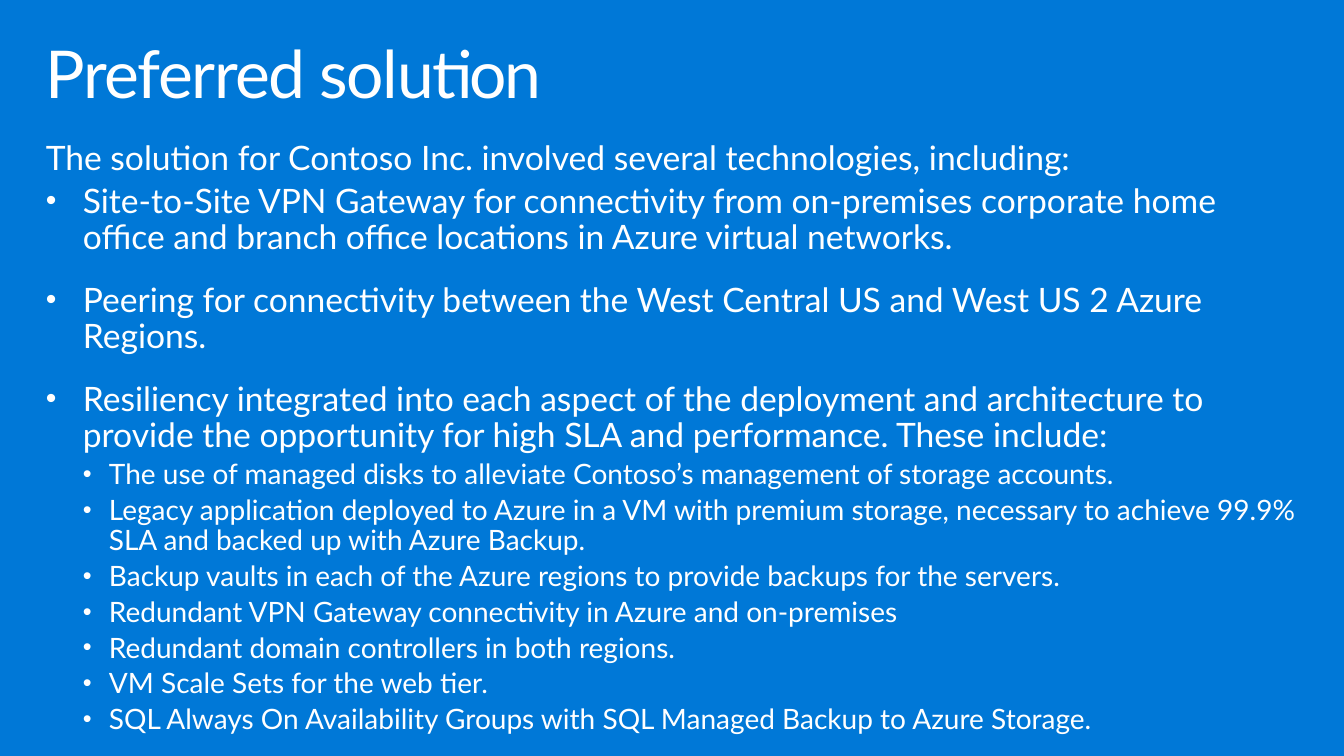
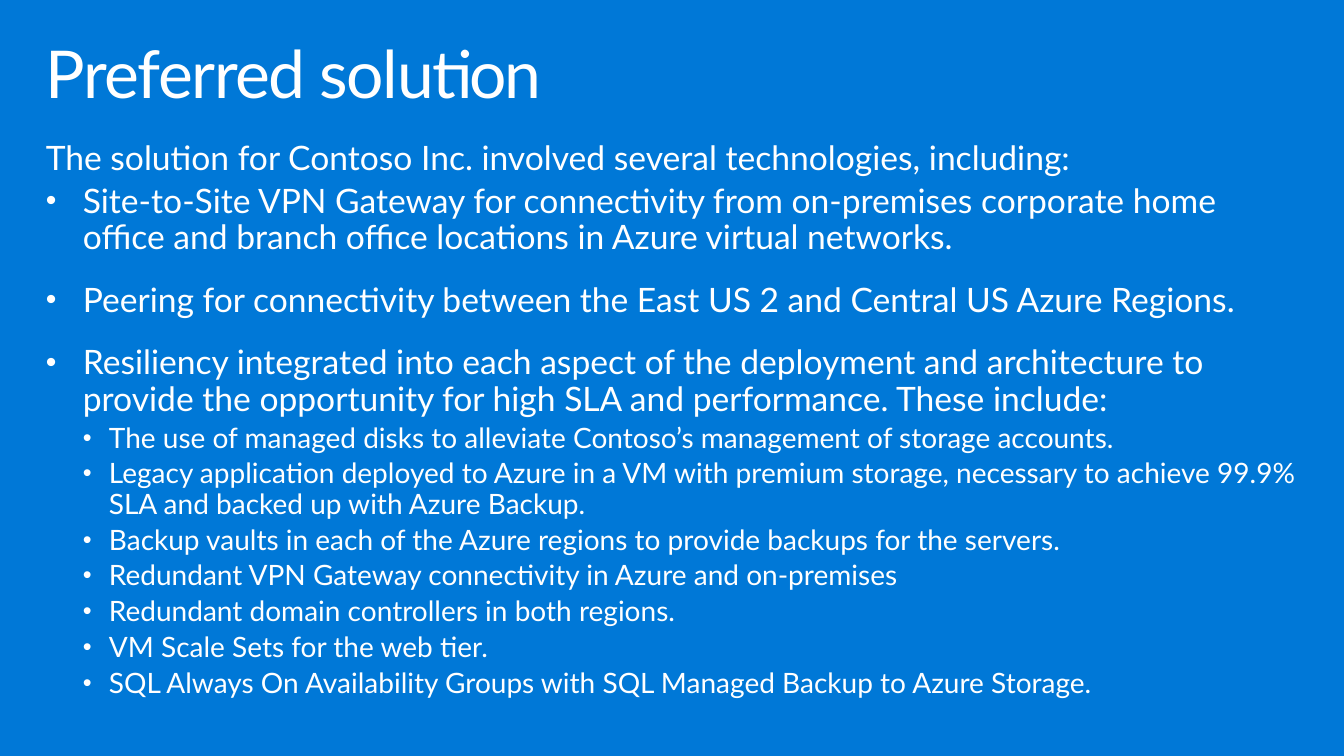
Before and after one commit to microsoft/MCW-Building-a-resilient-IaaS-architecture, a slide deck: slide 20 of Whiteboard design session/WDS trainer presentation - Building a resilient IaaS architecture.pptx. Drawn at 1344x756 pixels with LibreOffice and Linux fonts; fonts in the diff are those of the drawing. Boxes give left, top, right and bottom in pixels: in the first picture for what was removed or moved away, otherwise in the second. Text is boxed around its words. In the diff, an @@ line names an element or a change of style, - is before the commit and + after.

Commit message:
Updated WDS
Updated WDS to reflect new operating locations and Azure regions for Contoso to accomodated the HOL

```diff
--- a/Whiteboard design session/WDS trainer presentation - Building a resilient IaaS architecture.pptx
+++ b/Whiteboard design session/WDS trainer presentation - Building a resilient IaaS architecture.pptx
@@ text at (83,287,1235,318): text changed @@
-• Peering for connectivity between the West Central US and West US 2 Azure Regions.
+• Peering for connectivity between the East US 2 and Central US Azure Regions.
```
Also in this commit, not shown: 9 other slides changed, 7 other files.
